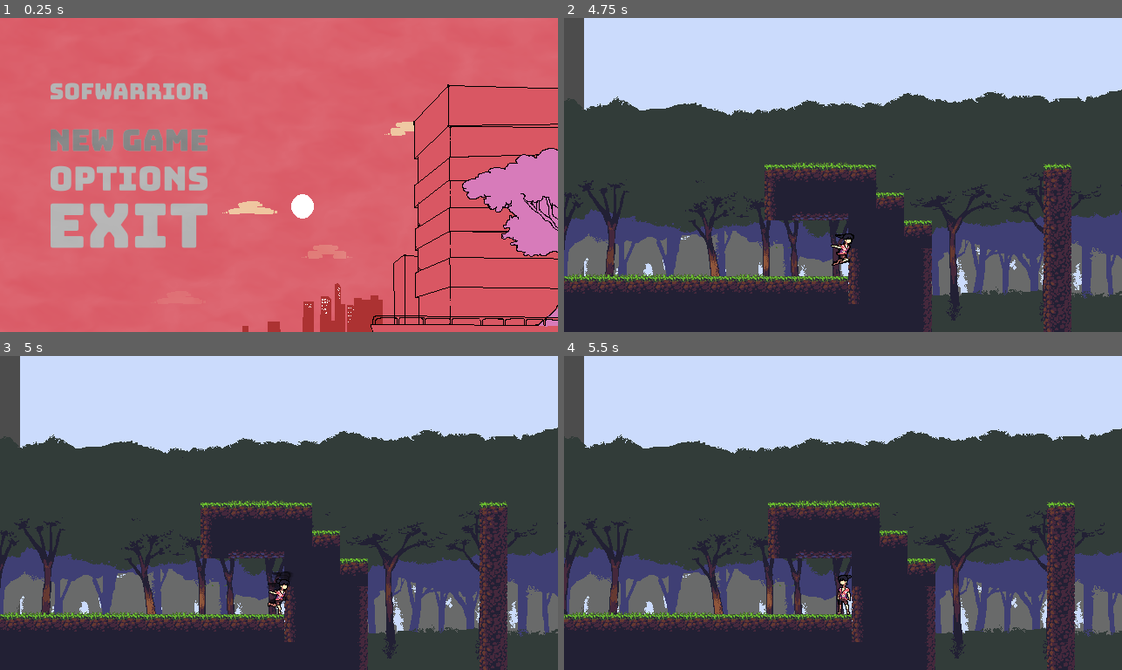
Above: before the commit, frames 1-4 (two rows, left to right).
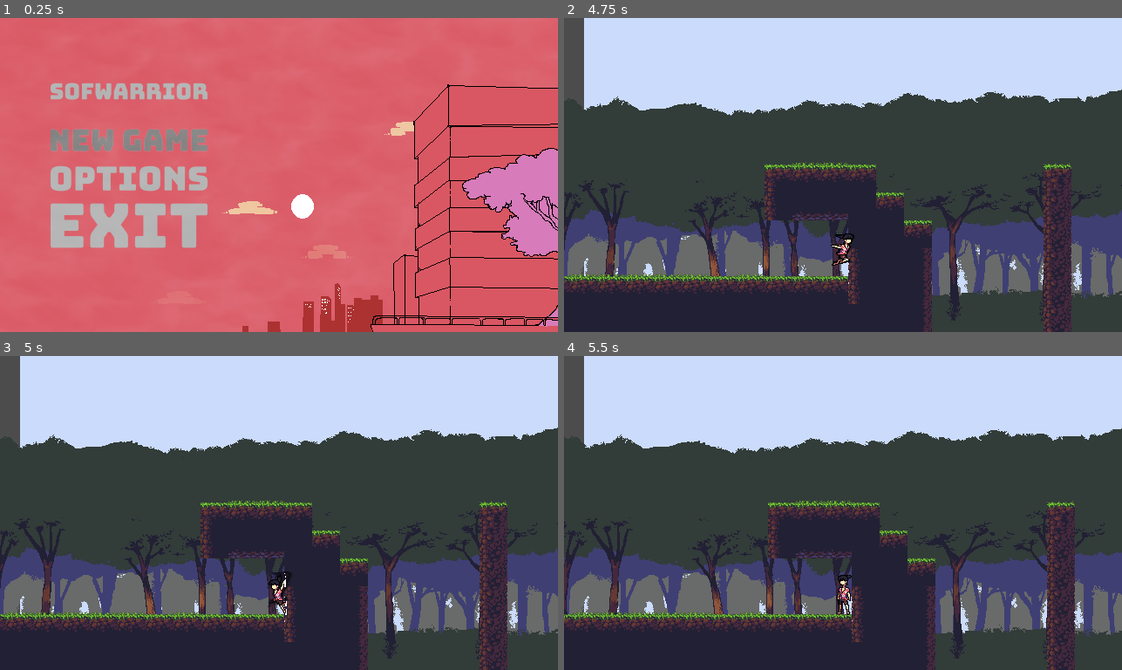
Above: after the commit, the same moments.

Repository: marcelo-lemos/Softwarrior
Game: Godot game, scene res://Nodes/UI/TitleScreen.tscn
Same seed, same stepped clock (60 frames per second), same inputs: the game is played once before the commit and once after it. The engine's default icon, where the game draws it, is replaced by a stand-in: a white triangle on a blue panel in a dark square.
Inputs (mouse positions are in pixels of both pictures, inside the frame that each line leads up to):
- Up to frame 1 (0.25 s): no input
- Up to frame 2 (4.75 s): click (692, 140) at 0.5 s; tap Enter (ui_accept) at 1.25 s; hold X (attack) 1.28-2.03 s; hold Right (ui_right) 1.28-2.78 s; tap Z (jump) at 1.52, 2.27, 3.77, 4.52 s; tap C (dash) at 1.55, 2.1, 3.05, 3.6, 4.55 s; tap X (attack) at 2.3, 3.8 s; hold Left (ui_left) 2.78-3.53 s; hold X (attack) 2.78-3.53 s; hold Right (ui_right) from 3.53 s (still down); hold A (fire) from 4.28 s (still down)
- Up to frame 3 (5 s): keep holding Right (ui_right); keep holding A (fire)
- Up to frame 4 (5.5 s): release Right (ui_right) at 5.03 s; release A (fire) at 5.03 s; hold Left (ui_left) from 5.03 s (still down); tap X (attack) at 5.1 s; tap Z (jump) at 5.27 s

Frames 1-2 are identical in both runs. In frame 3, 0.2% of the frame differs, in the area x 47-52%, y 69-83%; in frame 4, nothing differs.

Commit message:
fixing transition bug

Diff:
--- a/game/Nodes/Characters/Player/PlayerStateMachine.gd
+++ b/game/Nodes/Characters/Player/PlayerStateMachine.gd
@@ -15,7 +15,7 @@
 	if not _active:
 		return
 
-	if state_name in ["mid_air", "dash", "ground_attack", "air_attack"]:
+	if state_name in ["on_wall", "mid_air", "dash", "ground_attack", "air_attack"]:
 		print(">>>>> " + states_map[state_name].name)
 		states_stack.push_front(states_map[state_name])
 
--- a/game/Nodes/Characters/StateMachine.gd
+++ b/game/Nodes/Characters/StateMachine.gd
@@ -42,8 +42,6 @@
 	if state_name == "previous":
 		var previous_state = states_stack.pop_front()
 		print("<<<<< " +  previous_state.name)
-	else:
-		states_stack[0] = states_map[state_name]
 
 	current_state = states_stack[0]
 
